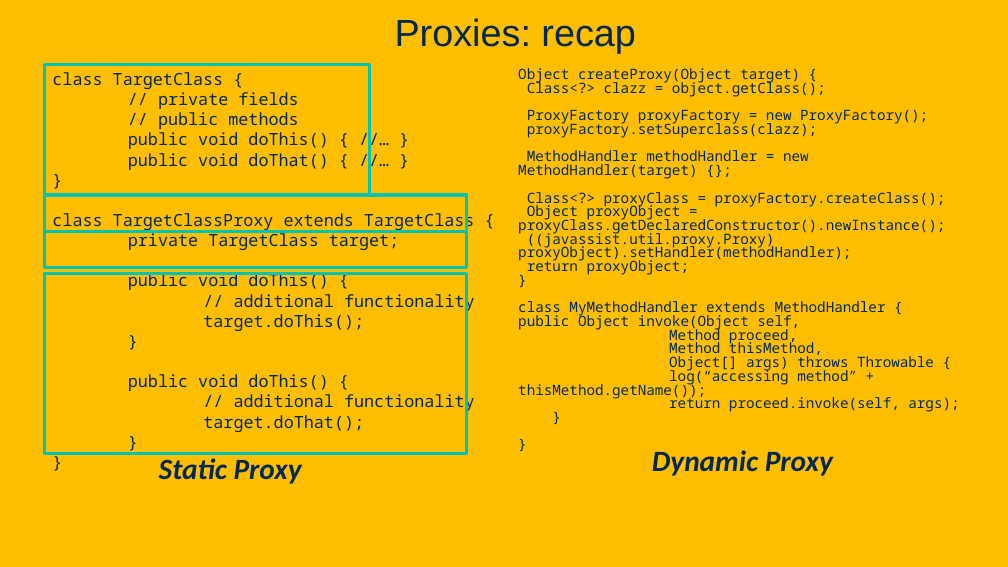
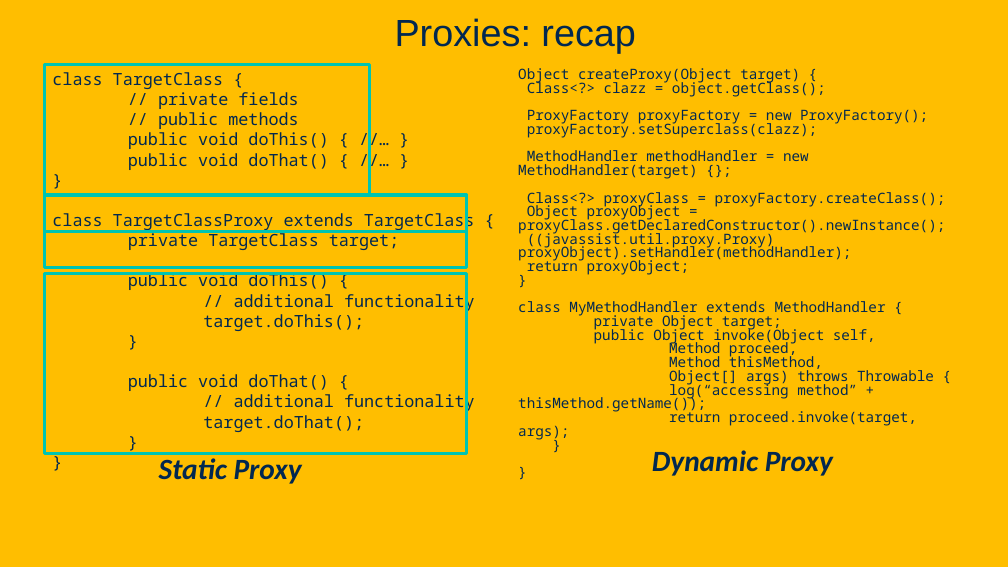
Before and after one commit to davsec-teaching/ecs160-f25, a slide deck: slide 104 of slides/5_annotations_and_reflection.pptx (slide 101 before the commit). Drawn at 1008x567 pixels with LibreOffice and Linux fonts; fonts in the diff are those of the drawing; background and template pictures are left out. Boxes give left, top, right and bottom in pixels: in the first picture for what was removed or moved away, otherwise in the second. Text is boxed around its words. In the diff, an @@ line names an element or a change of style, - is before the commit and + after.

```diff
--- a/slides/5_annotations_and_reflection.pptx
+++ b/slides/5_annotations_and_reflection.pptx
@@ text at (x1=518, y1=301, x2=886, y2=330): text changed @@
-class MyMethodHandler extends MethodHandler {
+class MyMethodHandler extends MethodHandler {
+private Object target;
@@ text at (x1=128, y1=374, x2=328, y2=391): text changed @@
-public void doThis() {
+public void doThat() {
@@ text at (x1=518, y1=408, x2=917, y2=440): text changed @@
-return proceed.invoke(self, args);
+return proceed.invoke(target, args);
```
Also in this commit, not shown: 6 other slides changed, 12 slides added, 1 slide removed, 1 other file.
